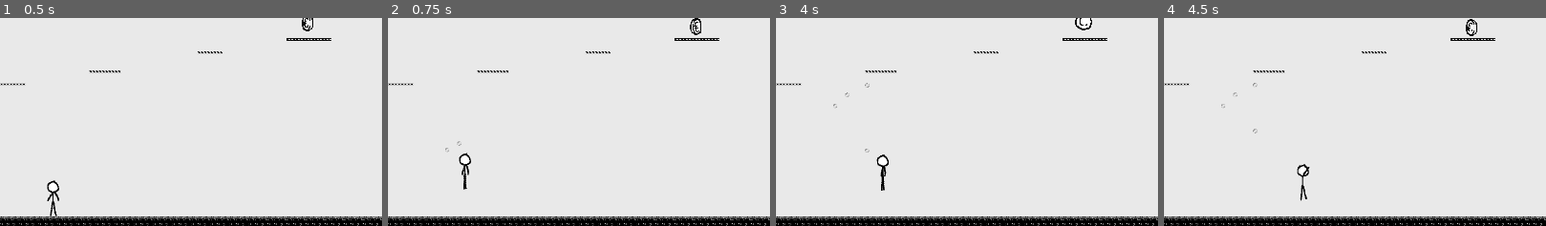
Above: before the commit, frames 1-4 (left to right).
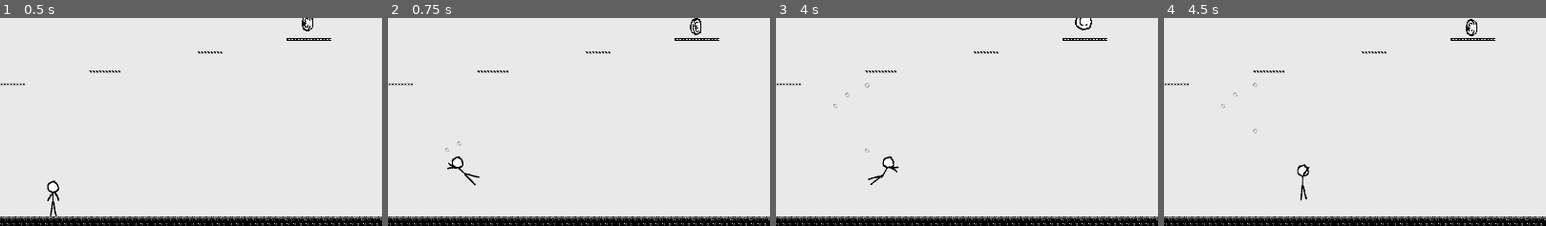
Above: after the commit, the same moments.

Repository: dennis-jung/ggj2025
Game: Godot game, scene res://scenes/tileset_test/game.tscn
The game is run twice, just before and just after one commit, with the same random seed, the same clock (stepped at 60 frames per second) and the same inputs.
Inputs (mouse positions are % of the whole screen's width and height, from its top left):
- Up to frame 1 (0.5 s): no input
- Up to frame 2 (0.75 s): tap Enter (ui_accept) at 0.5 s; move the mouse to (72, 43) at 0.52 s; hold Right (ui_right) from 0.53 s (still down); tap B (create_bubble) at 0.6 s; click (72, 43) at 0.67 s
- Up to frame 3 (4 s): tap Enter (ui_accept) at 0.77, 3.77 s; release Right (ui_right) at 1.25 s; drag from (30, 54) to (8, 77) at 1.27 s; move the mouse to (60, 26) at 2.02 s; hold Left (ui_left) 2.03-2.75 s; tap U at 2.1 s; drag from (45, 69) to (9, 69) at 2.77 s; move the mouse to (80, 64) at 3.52 s; hold Right (ui_right) from 3.53 s (still down); tap Tab at 3.6 s
- Up to frame 4 (4.5 s): release Right (ui_right) at 4.25 s; drag from (20, 33) to (12, 66) at 4.27 s
The pictures show only the part of the screen within x 0-50%, y 50-100%; the shares and areas given below are measured in that part.

Frame 1 is identical in both runs. In frame 2, 0.4% of the frame differs, in the area x 15-24%, y 64-83%; in frame 3, 0.4%; in frame 4, nothing differs.

Commit message:
Added jumping animation to sticky

Diff:
--- /dev/null
+++ b/scenes/sticky/jumping.gd
@@ -0,0 +1,38 @@
+extends State
+class_name JumpingState
+
+
+# Called when the node enters the scene tree for the first time.
+func enter() -> void:
+	if parent.velocity.x > 0:
+		anim.play("jumping_right")
+	else:
+		anim.play("jumping_left")
+
+
+func exit() -> void:
+	anim.play("RESET")
+	anim.advance(0)
+
+
+func update(_delta: float) -> void:
+	pass
+
+func update_physics(_delta: float) -> void:
+	# Add the gravity.
+	if not parent.is_on_floor():
+		parent.velocity += parent.get_gravity() * _delta
+
+	# Get the input direction and handle the movement/deceleration.
+	# As good practice, you should replace UI actions with custom gameplay actions.
+	var direction := Input.get_axis("ui_left", "ui_right")
+	if direction:
+		parent.velocity.x = direction * parent.SPEED
+	else:
+		parent.velocity.x = move_toward(parent.velocity.x, 0, parent.SPEED)
+
+	parent.move_and_slide()
+	if parent.velocity.y > 0:
+		state_transition.emit("falling", self)
+	elif parent.velocity.y == 0 or parent.is_on_floor():
+		state_transition.emit("idle", self)
--- a/scenes/sticky/sticky.tscn
+++ b/scenes/sticky/sticky.tscn
@@ -6,6 +6,7 @@
 [ext_resource type="Script" path="res://scenes/sticky/idle.gd" id="5_20xhb"]
 [ext_resource type="Texture2D" uid="uid://dsj2ignirnia2" path="res://scenes/sticky/stickyv2.png" id="6_ey2hv"]
 [ext_resource type="Script" path="res://scenes/sticky/falling.gd" id="6_fu2eg"]
+[ext_resource type="Script" path="res://scenes/sticky/jumping.gd" id="6_pd613"]
 
 [sub_resource type="CapsuleShape2D" id="CapsuleShape2D_iowla"]
 radius = 13.0
@@ -116,6 +117,30 @@
 tracks/8/interp = 1
 tracks/8/loop_wrap = true
 tracks/8/keys = {
+"times": PackedFloat32Array(0),
+"transitions": PackedFloat32Array(1),
+"update": 0,
+"values": [0.0]
+}
+tracks/9/type = "value"
+tracks/9/imported = false
+tracks/9/enabled = true
+tracks/9/path = NodePath("polygons/Skeleton2D/hip/body:rotation")
+tracks/9/interp = 1
+tracks/9/loop_wrap = true
+tracks/9/keys = {
+"times": PackedFloat32Array(0),
+"transitions": PackedFloat32Array(1),
+"update": 0,
+"values": [0.0]
+}
+tracks/10/type = "value"
+tracks/10/imported = false
+tracks/10/enabled = true
+tracks/10/path = NodePath("polygons/Skeleton2D/hip:rotation")
+tracks/10/interp = 1
+tracks/10/loop_wrap = true
+tracks/10/keys = {
 "times": PackedFloat32Array(0),
 "transitions": PackedFloat32Array(1),
 "update": 0,
@@ -404,11 +429,179 @@
 "values": [-0.205949, -0.0575959]
 }
 
+[sub_resource type="Animation" id="Animation_d746e"]
+resource_name = "jumping_left"
+length = 0.5
+loop_mode = 1
+tracks/0/type = "value"
+tracks/0/imported = false
+tracks/0/enabled = true
+tracks/0/path = NodePath("polygons/Skeleton2D/hip/body/left_arm:rotation")
+tracks/0/interp = 1
+tracks/0/loop_wrap = true
+tracks/0/keys = {
+"times": PackedFloat32Array(0, 0.266667),
+"transitions": PackedFloat32Array(1, 1),
+"update": 0,
+"values": [-3.6134, -3.19713]
+}
+tracks/1/type = "value"
+tracks/1/imported = false
+tracks/1/enabled = true
+tracks/1/path = NodePath("polygons/Skeleton2D/hip/body/right_arm:rotation")
+tracks/1/interp = 1
+tracks/1/loop_wrap = true
+tracks/1/keys = {
+"times": PackedFloat32Array(0, 0.266667),
+"transitions": PackedFloat32Array(1, 1),
+"update": 0,
+"values": [0.934927, 1.44285]
+}
+tracks/2/type = "value"
+tracks/2/imported = false
+tracks/2/enabled = true
+tracks/2/path = NodePath("polygons/Skeleton2D/hip/left_leg:rotation")
+tracks/2/interp = 1
+tracks/2/loop_wrap = true
+tracks/2/keys = {
+"times": PackedFloat32Array(0, 0.266667),
+"transitions": PackedFloat32Array(1, 1),
+"update": 0,
+"values": [0.00655305, -0.343846]
+}
+tracks/3/type = "value"
+tracks/3/imported = false
+tracks/3/enabled = true
+tracks/3/path = NodePath("polygons/Skeleton2D/hip/right_leg:rotation")
+tracks/3/interp = 1
+tracks/3/loop_wrap = true
+tracks/3/keys = {
+"times": PackedFloat32Array(0, 0.266667),
+"transitions": PackedFloat32Array(1, 1),
+"update": 0,
+"values": [0.0, -0.349117]
+}
+tracks/4/type = "value"
+tracks/4/imported = false
+tracks/4/enabled = true
+tracks/4/path = NodePath("polygons/Skeleton2D/hip/body:rotation")
+tracks/4/interp = 1
+tracks/4/loop_wrap = true
+tracks/4/keys = {
+"times": PackedFloat32Array(0, 0.266667),
+"transitions": PackedFloat32Array(1, 1),
+"update": 0,
+"values": [0.321904, 0.398443]
+}
+tracks/5/type = "value"
+tracks/5/imported = false
+tracks/5/enabled = true
+tracks/5/path = NodePath("polygons/Skeleton2D/hip:rotation")
+tracks/5/interp = 1
+tracks/5/loop_wrap = true
+tracks/5/keys = {
+"times": PackedFloat32Array(0, 0.266667),
+"transitions": PackedFloat32Array(1, 1),
+"update": 0,
+"values": [-0.748481, -0.843811]
+}
+tracks/6/type = "value"
+tracks/6/imported = false
+tracks/6/enabled = true
+tracks/6/path = NodePath("polygons/Skeleton2D/hip/body/head:rotation")
+tracks/6/interp = 1
+tracks/6/loop_wrap = true
+tracks/6/keys = {
+"times": PackedFloat32Array(0),
+"transitions": PackedFloat32Array(1),
+"update": 0,
+"values": [0.393362]
+}
+
+[sub_resource type="Animation" id="Animation_r2mq1"]
+resource_name = "jumping_right"
+length = 0.5
+loop_mode = 1
+tracks/0/type = "value"
+tracks/0/imported = false
+tracks/0/enabled = true
+tracks/0/path = NodePath("polygons/Skeleton2D/hip/body/left_arm:rotation")
+tracks/0/interp = 1
+tracks/0/loop_wrap = true
+tracks/0/keys = {
+"times": PackedFloat32Array(0, 0.266667),
+"transitions": PackedFloat32Array(1, 1),
+"update": 0,
+"values": [-1.05628, -0.588741]
+}
+tracks/1/type = "value"
+tracks/1/imported = false
+tracks/1/enabled = true
+tracks/1/path = NodePath("polygons/Skeleton2D/hip/body/right_arm:rotation")
+tracks/1/interp = 1
+tracks/1/loop_wrap = true
+tracks/1/keys = {
+"times": PackedFloat32Array(0, 0.266667),
+"transitions": PackedFloat32Array(1, 1),
+"update": 0,
+"values": [-1.74048, -2.51275]
+}
+tracks/2/type = "value"
+tracks/2/imported = false
+tracks/2/enabled = true
+tracks/2/path = NodePath("polygons/Skeleton2D/hip/left_leg:rotation")
+tracks/2/interp = 1
+tracks/2/loop_wrap = true
+tracks/2/keys = {
+"times": PackedFloat32Array(0, 0.266667),
+"transitions": PackedFloat32Array(1, 1),
+"update": 0,
+"values": [0.817968, 1.11878]
+}
+tracks/3/type = "value"
+tracks/3/imported = false
+tracks/3/enabled = true
+tracks/3/path = NodePath("polygons/Skeleton2D/hip/right_leg:rotation")
+tracks/3/interp = 1
+tracks/3/loop_wrap = true
+tracks/3/keys = {
+"times": PackedFloat32Array(0, 0.266667),
+"transitions": PackedFloat32Array(1, 1),
+"update": 0,
+"values": [-0.187833, 0.137395]
+}
+tracks/4/type = "value"
+tracks/4/imported = false
+tracks/4/enabled = true
+tracks/4/path = NodePath("polygons/Skeleton2D/hip/body:rotation")
+tracks/4/interp = 1
+tracks/4/loop_wrap = true
+tracks/4/keys = {
+"times": PackedFloat32Array(0),
+"transitions": PackedFloat32Array(1),
+"update": 0,
+"values": [-0.355805]
+}
+tracks/5/type = "value"
+tracks/5/imported = false
+tracks/5/enabled = true
+tracks/5/path = NodePath("polygons/Skeleton2D/hip:rotation")
+tracks/5/interp = 1
+tracks/5/loop_wrap = true
+tracks/5/keys = {
+"times": PackedFloat32Array(0),
+"transitions": PackedFloat32Array(1),
+"update": 0,
+"values": [0.532214]
+}
+
 [sub_resource type="AnimationLibrary" id="AnimationLibrary_vnqwf"]
 _data = {
 "RESET": SubResource("Animation_m2bi7"),
 "falling": SubResource("Animation_g77gq"),
 "idle": SubResource("Animation_iqtww"),
+"jumping_left": SubResource("Animation_d746e"),
+"jumping_right": SubResource("Animation_r2mq1"),
 "rest": SubResource("Animation_d50wj"),
 "walk": SubResource("Animation_mnddb")
 }
@@ -443,6 +636,9 @@
 
 [node name="falling" type="Node" parent="FSM"]
 script = ExtResource("6_fu2eg")
+
+[node name="jumping" type="Node" parent="FSM"]
+script = ExtResource("6_pd613")
 
 [node name="polygons" type="Node2D" parent="."]
 position = Vector2(-13, -89)
@@ -508,6 +704,7 @@
 rest = Transform2D(1, 0, 0, 1, 0, -3)
 
 [node name="left_arm" type="Bone2D" parent="polygons/Skeleton2D/hip/body"]
+scale = Vector2(1, 1)
 rest = Transform2D(1, 0, 0, 1, 0, 0)
 
 [node name="hand" type="Bone2D" parent="polygons/Skeleton2D/hip/body/left_arm"]
@@ -515,6 +712,7 @@
 rest = Transform2D(1, 0, 0, 1, 15, 21)
 
 [node name="right_arm" type="Bone2D" parent="polygons/Skeleton2D/hip/body"]
+scale = Vector2(1, 1)
 rest = Transform2D(1, 0, 0, 1, 0, 0)
 
 [node name="hand" type="Bone2D" parent="polygons/Skeleton2D/hip/body/right_arm"]
@@ -522,6 +720,7 @@
 rest = Transform2D(1, 0, 0, 1, -14, 21)
 
 [node name="left_leg" type="Bone2D" parent="polygons/Skeleton2D/hip"]
+scale = Vector2(0.999999, 0.999999)
 rest = Transform2D(1, 0, 0, 1, 0, 0)
 
 [node name="Bone2D" type="Bone2D" parent="polygons/Skeleton2D/hip/left_leg"]
@@ -529,6 +728,7 @@
 rest = Transform2D(1, 0, 0, 1, 11, 36)
 
 [node name="right_leg" type="Bone2D" parent="polygons/Skeleton2D/hip"]
+scale = Vector2(0.999999, 0.999999)
 rest = Transform2D(1, 0, 0, 1, 0, 0)
 
 [node name="Bone2D" type="Bone2D" parent="polygons/Skeleton2D/hip/right_leg"]
--- a/scenes/sticky/walking.gd
+++ b/scenes/sticky/walking.gd
@@ -35,3 +35,5 @@
 		state_transition.emit("idle", self)
 	elif parent.velocity.y > 0:
 		state_transition.emit("falling", self)
+	elif parent.velocity.y < 0:
+		state_transition.emit("jumping", self)
Not shown: 1 places in scenes/sticky/sticky.tscn that only renumber resources
